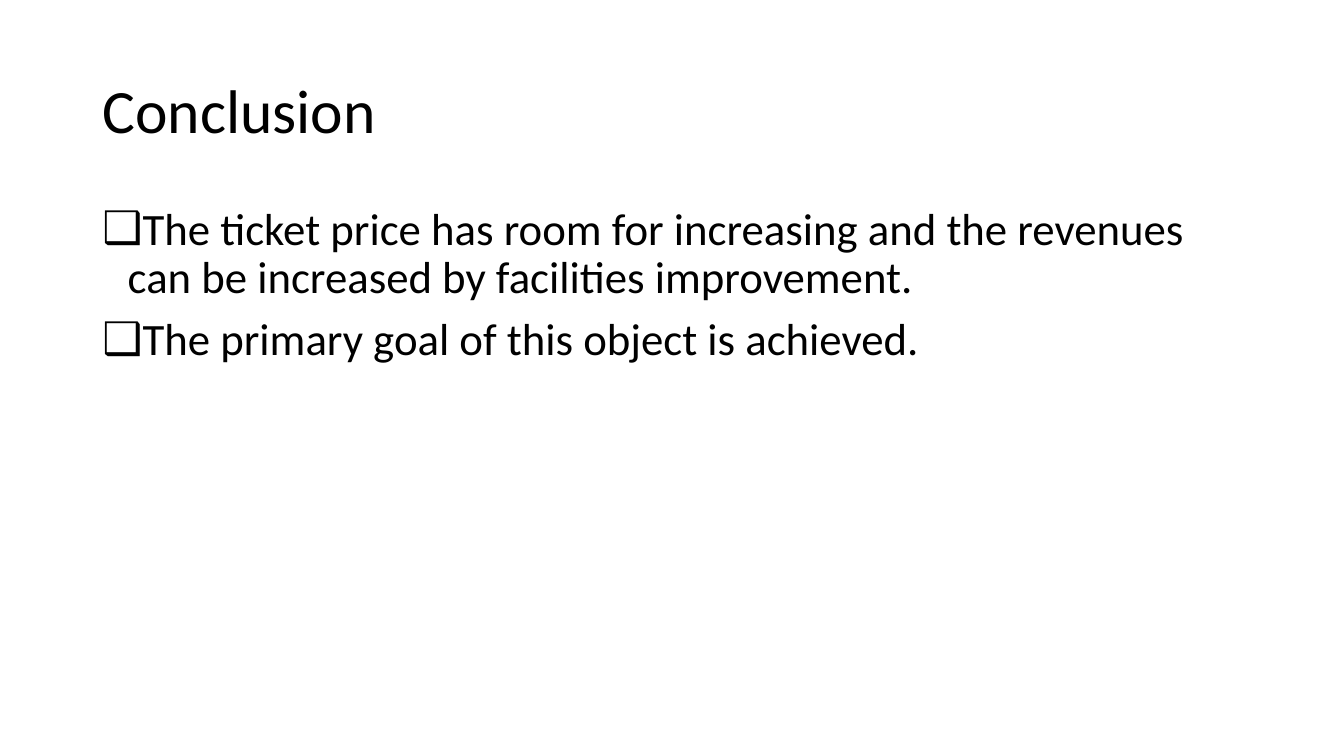
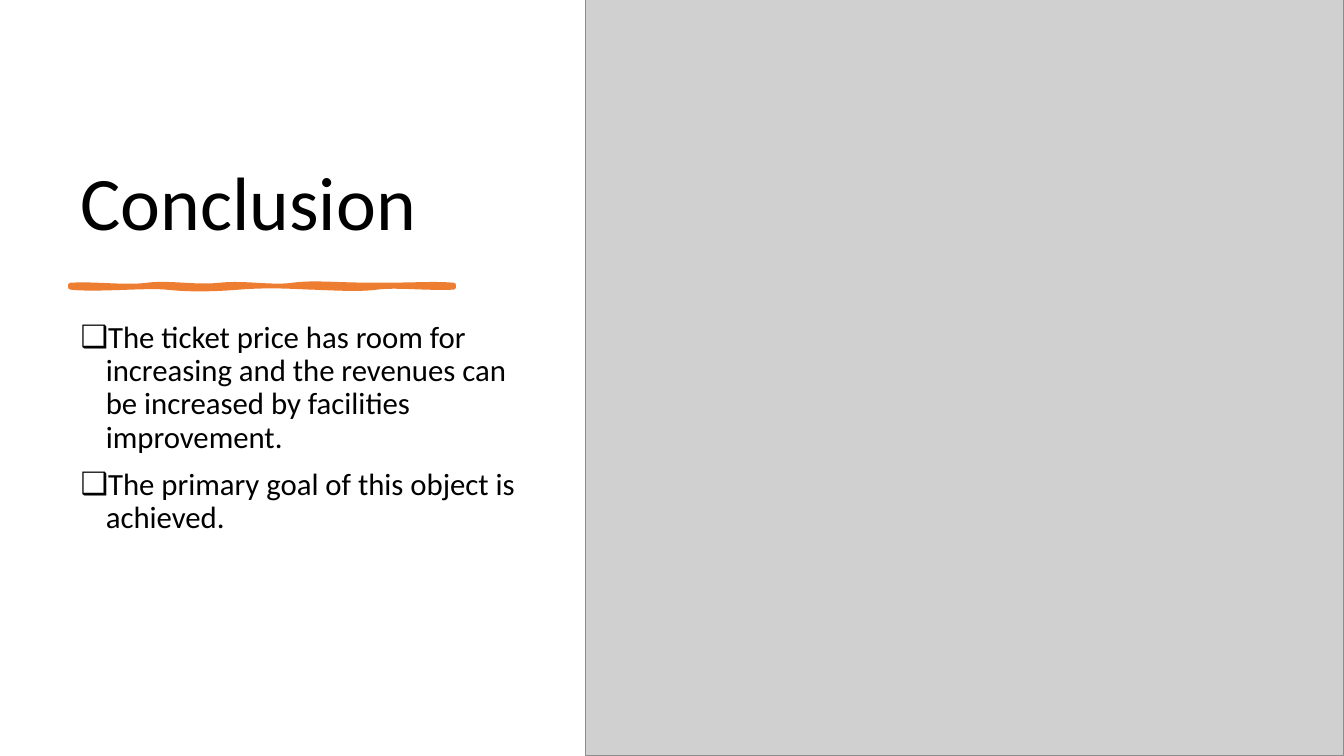
Before and after one commit to tsar1987/DataScienceGuidedCapstone, a slide deck: slide 12 of Guided Capstone Project Slide Deck.pptx (slide 9 before the commit). Drawn at 1344x756 pixels with LibreOffice and Linux fonts; fonts in the diff are those of the drawing; grey boxes stand for pictures. Boxes give left, top, right and bottom in pixels: in the first picture for what was removed or moved away, otherwise in the second. Text is boxed around its words. In the diff, an @@ line names an element or a change of style, - is before the commit and + after.

```diff
--- a/Guided Capstone Project Slide Deck.pptx
+++ b/Guided Capstone Project Slide Deck.pptx
@@ picture added at (x1=586, y1=0, x2=1344, y2=756) @@
@@ title "Conclusion" moved from (x1=102, y1=90, x2=375, y2=134) to (x1=81, y1=177, x2=416, y2=231) @@
@@ title "Conclusion" at (x1=81, y1=177, x2=416, y2=231): size 44 to 54 pt; vertical alignment middle to bottom @@
@@ freeform shape added at (x1=71, y1=285, x2=454, y2=287), fill #ED7D31, outline #ED7D31 3.5 pt @@
@@ text "The ticket price has room ..." moved from (x1=128, y1=214, x2=1183, y2=363) to (x1=106, y1=326, x2=515, y2=529) @@
@@ text "The ticket price has room ..." at (x1=106, y1=326, x2=515, y2=529): size 32 to 22 pt @@
```
Also in this commit, not shown: 5 other slides changed, 6 slides added, 3 slides removed.
